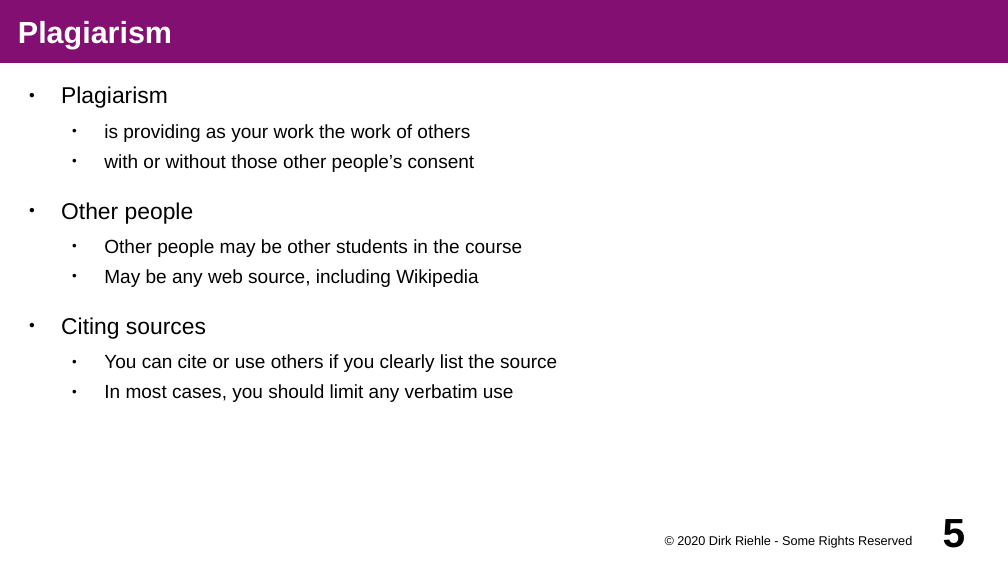
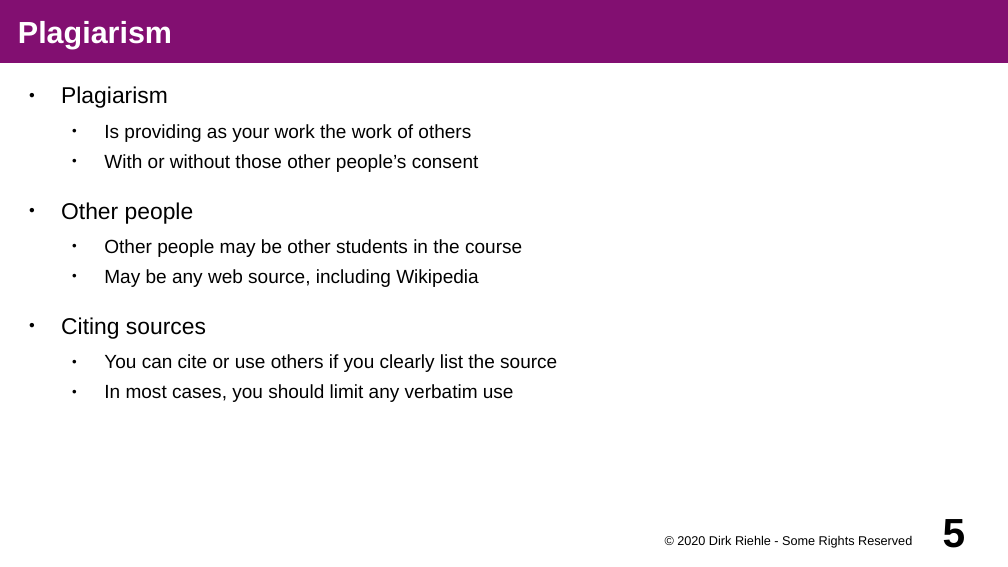
Before and after one commit to dirkriehle/coss-course, a slide deck: slide 5 of Lecture slides/A02 - Course Schedule.odp. Drawn at 1008x567 pixels with LibreOffice and Linux fonts; fonts in the diff are those of the drawing. Boxes give left, top, right and bottom in pixels: in the first picture for what was removed or moved away, otherwise in the second. Text is boxed around its words. In the diff, an @@ line names an element or a change of style, - is before the commit and + after.

```diff
--- a/Lecture slides/A02 - Course Schedule.odp
+++ b/Lecture slides/A02 - Course Schedule.odp
@@ text at <box>104,124,479,172</box>: text changed @@
-  ● is providing as your work the work of others
-  ● with or without those other people’s consent
+  ● Is providing as your work the work of others
+  ● With or without those other people’s consent
```
Also in this commit, not shown: 4 other slides changed, 3 other files.
